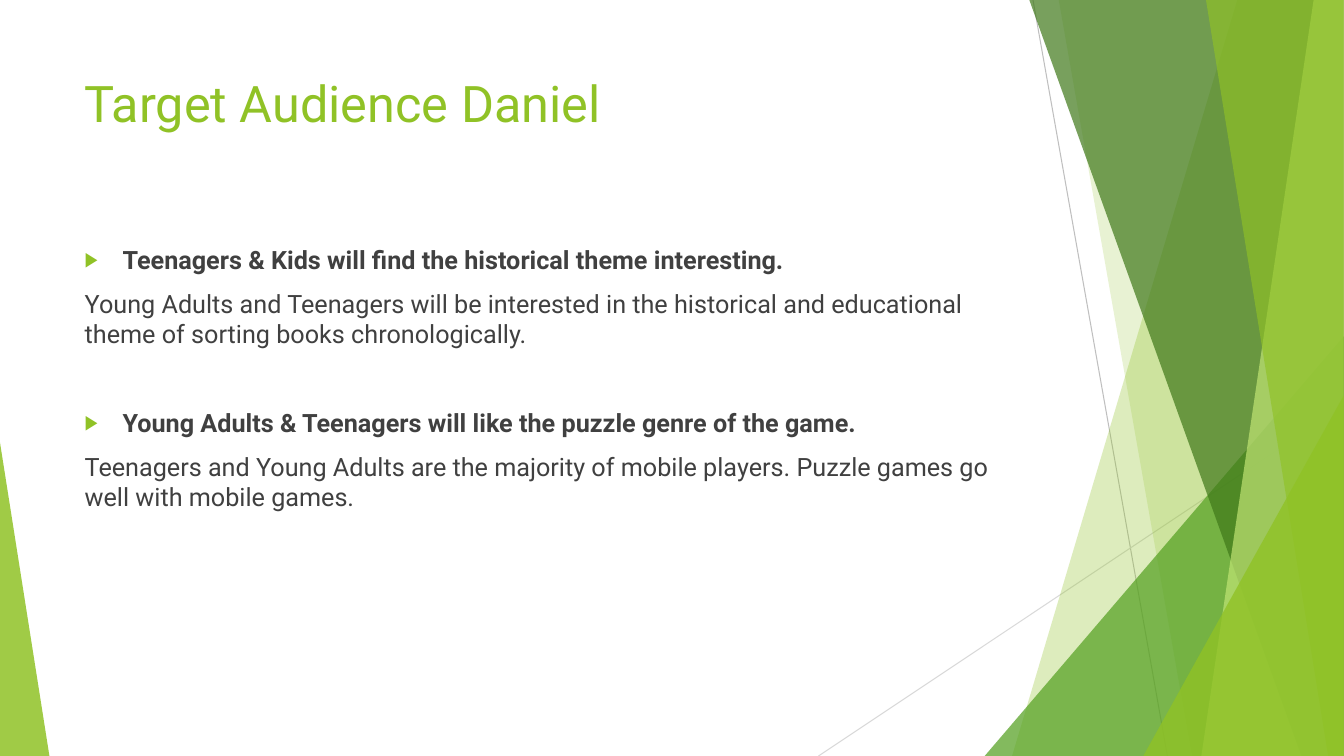
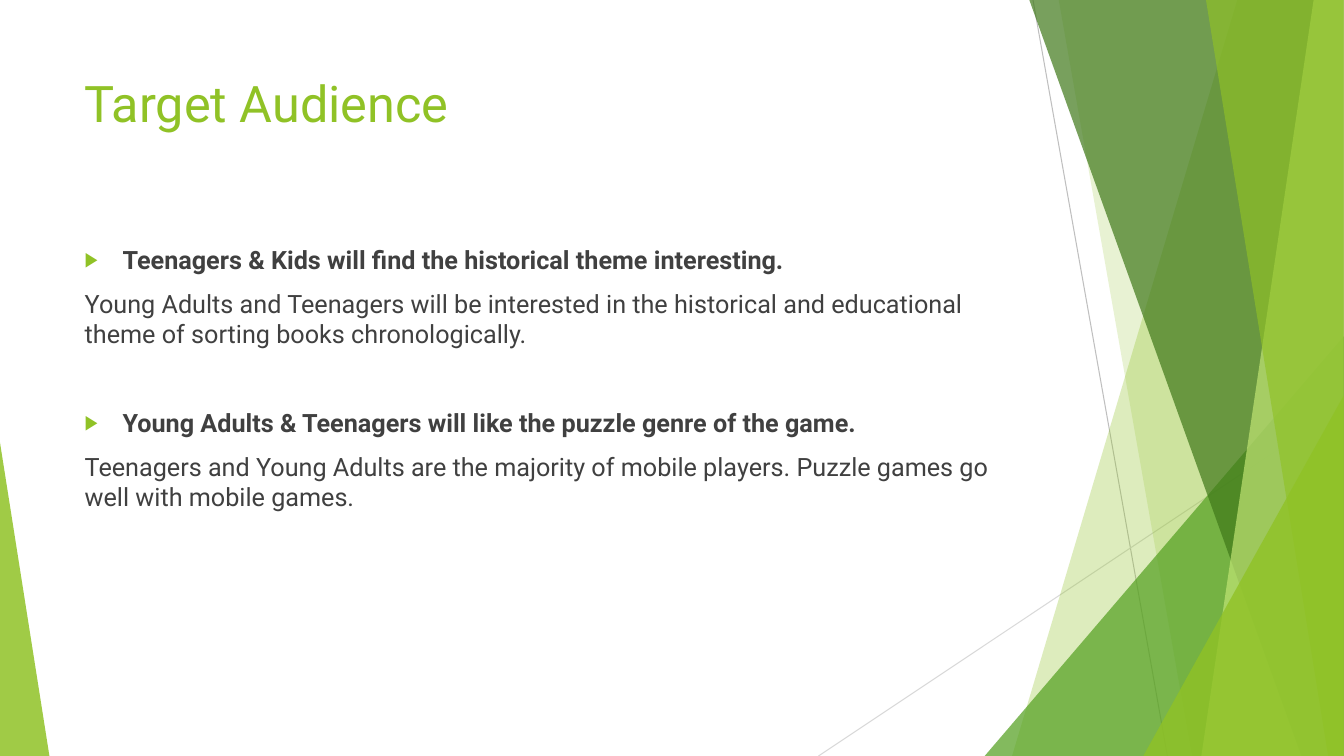
Before and after one commit to UoSGamesGroups/first-semester-l4-5-group-14, a slide deck: slide 3 of Group 14.pptx. Drawn at 1344x756 pixels with LibreOffice and Linux fonts; fonts in the diff are those of the drawing. Boxes give left, top, right and bottom in pixels: in the first picture for what was removed or moved away, otherwise in the second. Text is boxed around its words. In the diff, an @@ line names an element or a change of style, - is before the commit and + after.

```diff
--- a/Group 14.pptx
+++ b/Group 14.pptx
@@ title at box(85, 84, 449, 133): text changed @@
-Target Audience Daniel
+Target Audience
```
Also in this commit, not shown: 6 other slides changed.
